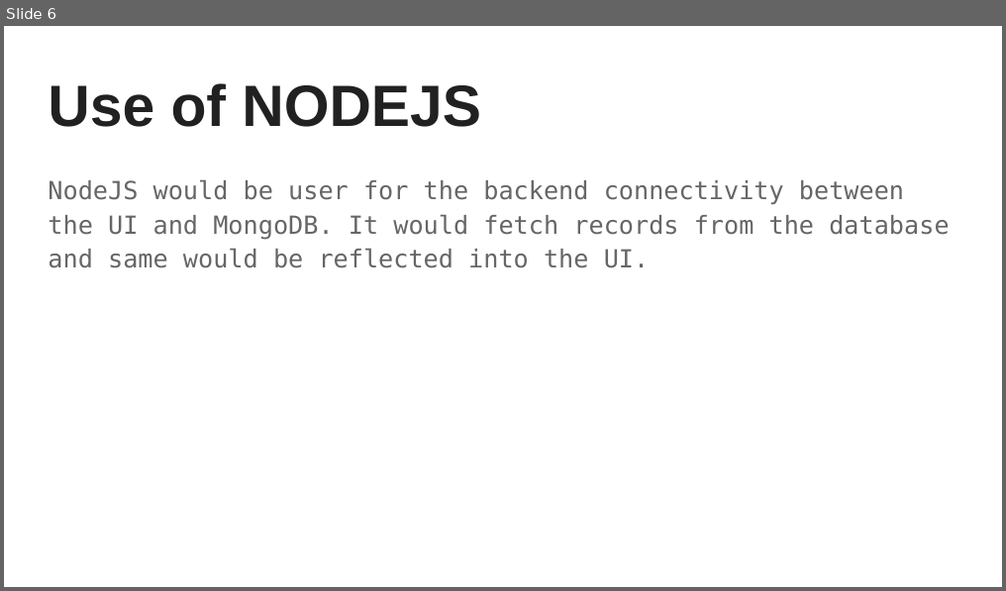
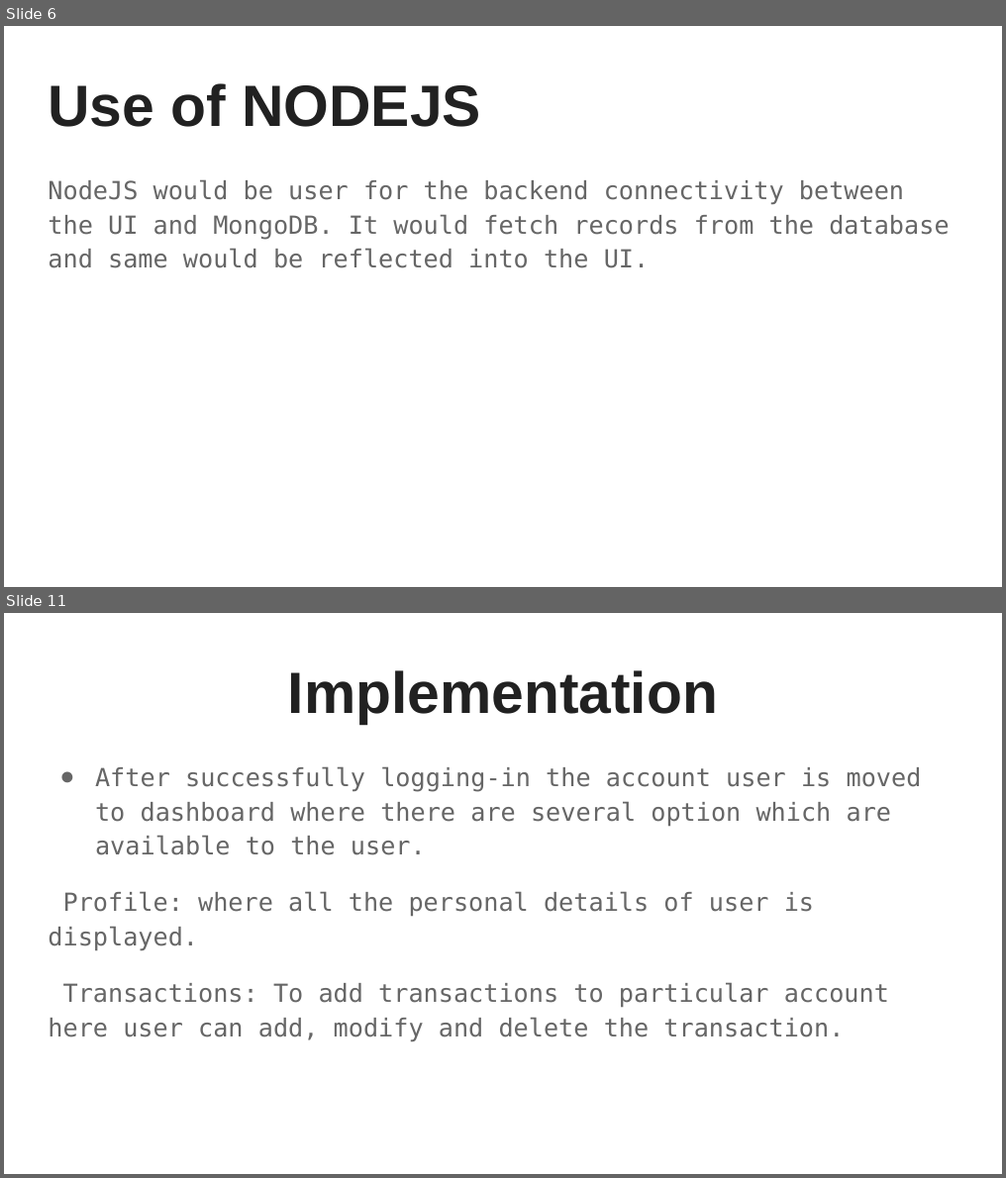
Before and after one commit to SKAUL05/Daily-Expense-Manager, a slide deck: Daily Expense Manager Using MEAN Stack.pptx. Shown one above the other, each under a label of ours: slide 6 before the commit, slides 6 and 11 after it; the slides between them are not shown. The pictures are 1006x591 and 1006x1178 pixels, drawn with LibreOffice and Linux fonts; fonts in the diff are those of the drawing. Boxes give left, top, right and bottom in pixels: in the first picture for what was removed or moved away, otherwise in the second. Text is boxed around its words. In the diff, an @@ line names an element or a change of style, - is before the commit and + after.

```diff
--- a/Daily Expense Manager Using MEAN Stack.pptx
+++ b/Daily Expense Manager Using MEAN Stack.pptx
@@ slide 11 added at <box>4,613,1002,1174</box>, background #FFFFFF @@
@@ title added at <box>288,670,718,724</box>, 42 pt, text #212121, bold @@
+Implementation
@@ text added at <box>48,766,922,1042</box>, 18 pt, text #666666 @@
+● After successfully logging-in the account user is moved to dashboard where there are several option which are available to the user.
+Profile: where all the personal details of user is displayed.
+Transactions: To add transactions to particular account here user can add, modify and delete the transaction.
```
Also in this commit, not shown: 6 other slides added.
